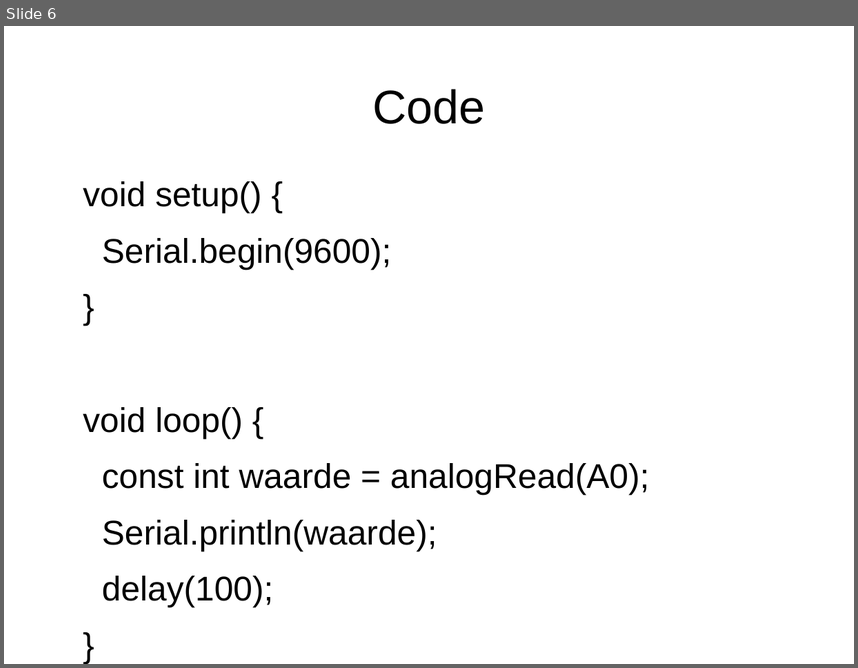
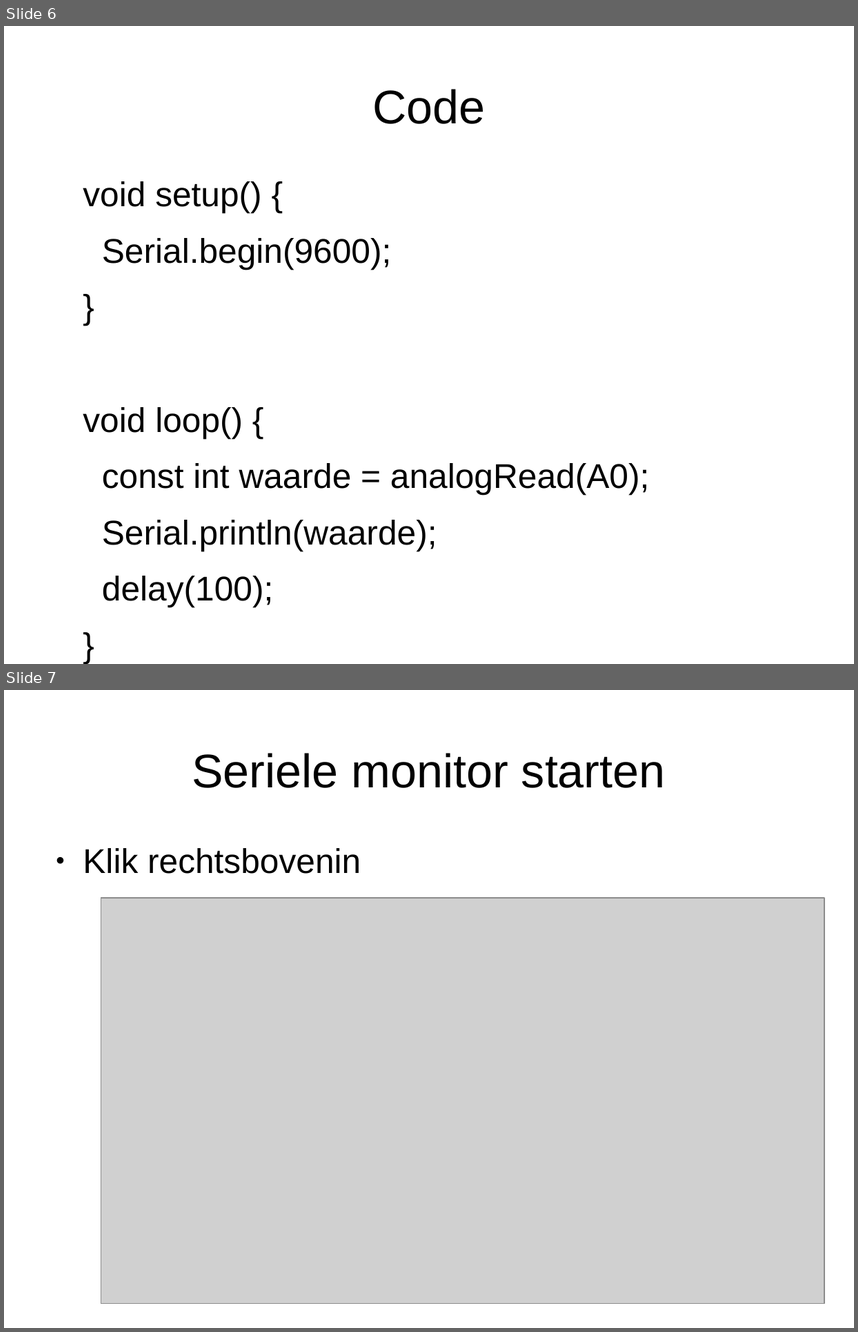
Before and after one commit to djog/arduino_cursus, a slide deck: Raw/Drukknop.odp. Shown one above the other, each under a label of ours: slide 6 before the commit, slides 6 and 7 after it. The pictures are 858x668 and 858x1332 pixels, drawn with LibreOffice and Linux fonts; fonts in the diff are those of the drawing; grey boxes stand for pictures. Boxes give left, top, right and bottom in pixels: in the first picture for what was removed or moved away, otherwise in the second. Text is boxed around its words. In the diff, an @@ line names an element or a change of style, - is before the commit and + after.

```diff
--- a/Raw/Drukknop.odp
+++ b/Raw/Drukknop.odp
@@ slide 7 added at [4,690,854,1328], background #FFFFFF @@
@@ title added at [192,753,666,788], 44 pt, text #000000 @@
+Seriele monitor starten
@@ text added at [83,848,361,874], 32 pt, text #000000 @@
+● Klik rechtsbovenin
@@ picture added at [101,898,825,1303] @@
```
Also in this commit, not shown: 7 other slides added, 3 other files.
